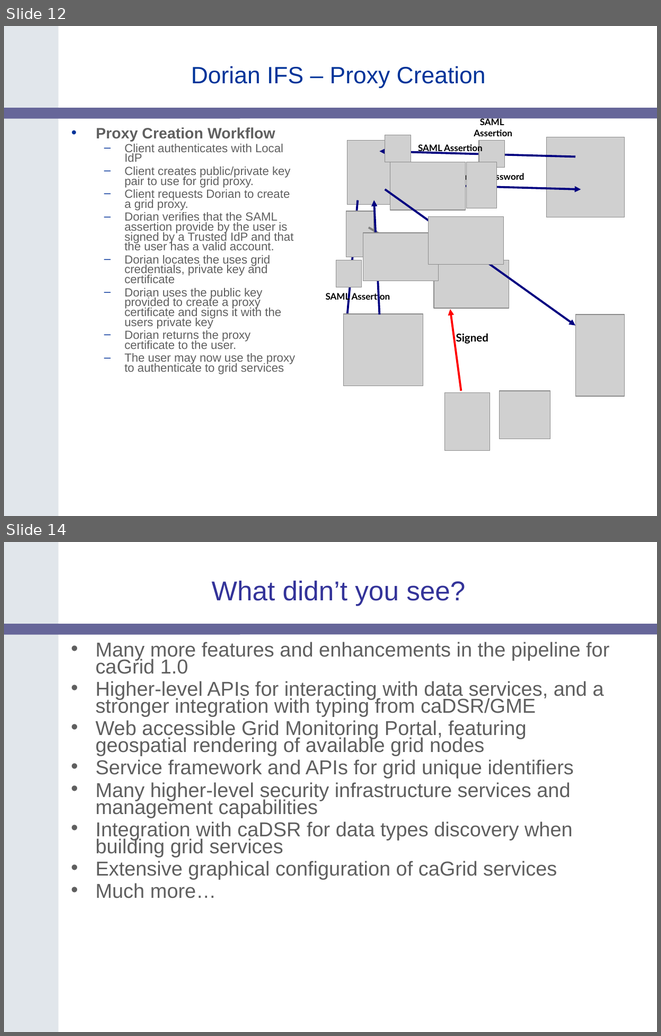
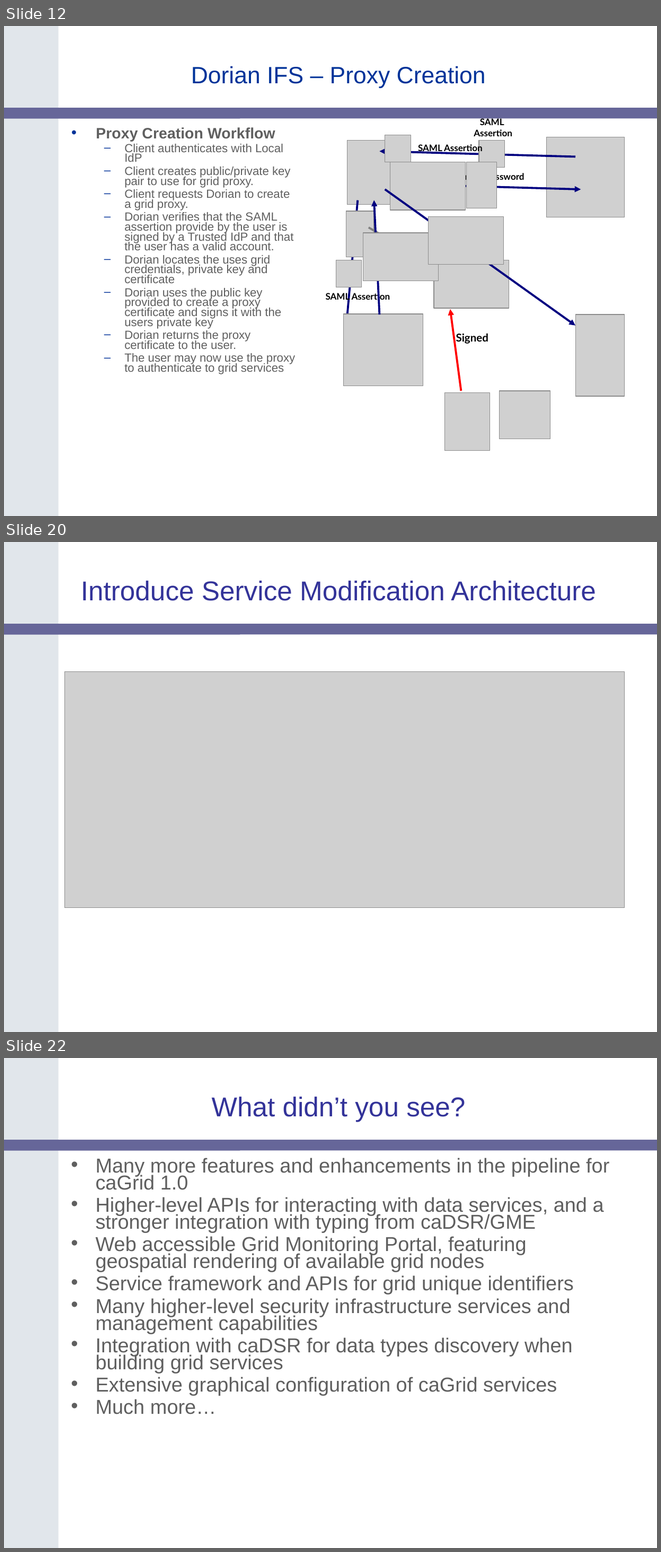
Before and after one commit to NCIP/cagrid-docs, a slide deck: presentations/200604_AnnualMeeting/caGrid-1.0-Demo.ppt. Shown one above the other, each under a label of ours: slides 12 and 14 before the commit, slides 12, 20 and 22 after it; the slides between them are not shown. The pictures are 661x1036 and 661x1552 pixels, drawn with LibreOffice and Linux fonts; fonts in the diff are those of the drawing; grey boxes stand for pictures; background and template pictures are left out. Boxes give left, top, right and bottom in pixels: in the first picture for what was removed or moved away, otherwise in the second. Text is boxed around its words. In the diff, an @@ line names an element or a change of style, - is before the commit and + after.

```diff
--- a/presentations/200604_AnnualMeeting/caGrid-1.0-Demo.ppt
+++ b/presentations/200604_AnnualMeeting/caGrid-1.0-Demo.ppt
@@ slide 20 added at [4, 542, 657, 1032], background #FFFFFF; not listed: 2 template elements that a slide beside it also shows @@
@@ title added at [81, 581, 596, 601], 30 pt, text #333399 @@
+Introduce Service Modification Architecture
@@ picture added at [65, 672, 624, 908] @@
@@ what was slide 14 is now slide 22 @@
```
Also in this commit, not shown: 8 other slides added, 1 slide removed.
